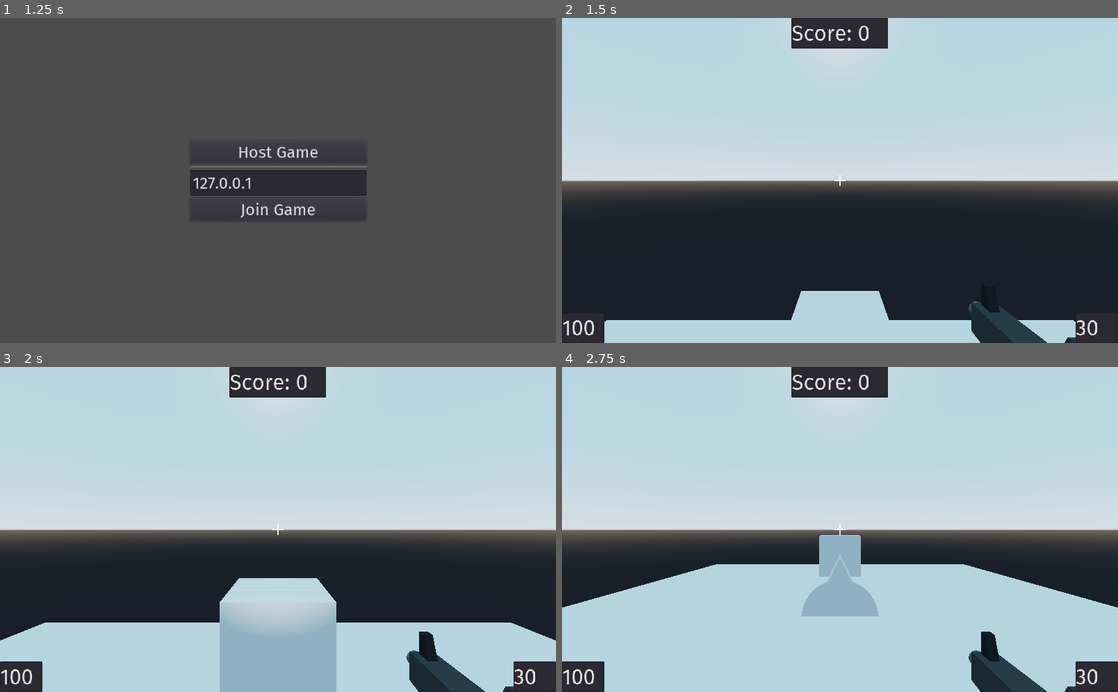
Above: before the commit, frames 1-4 (two rows, left to right).
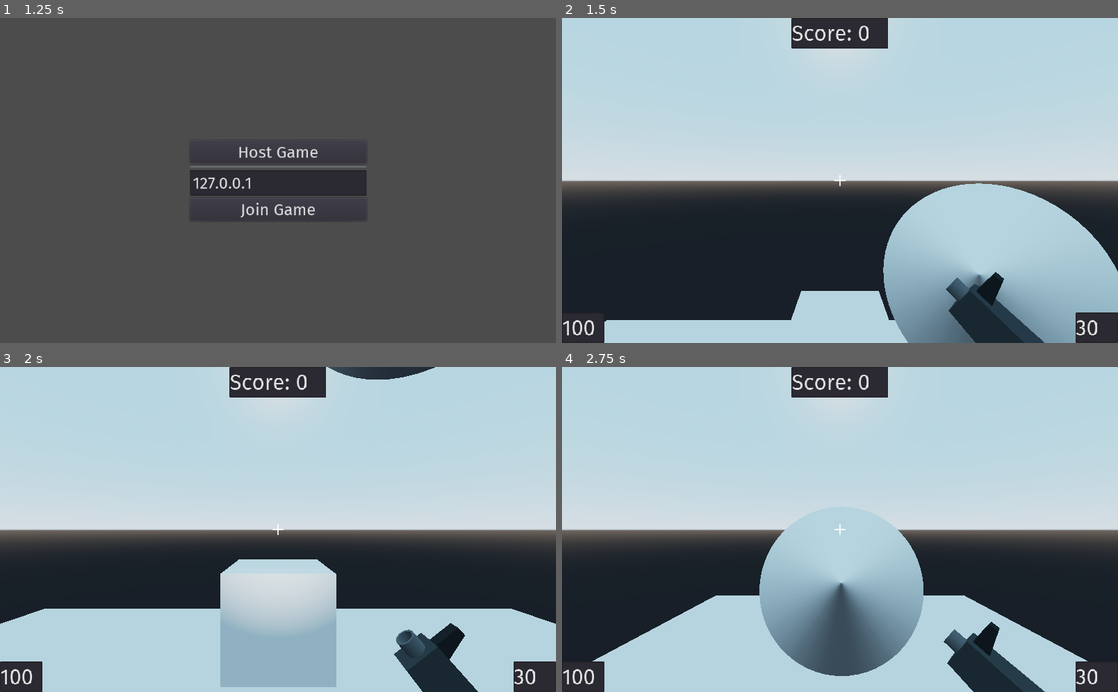
Above: after the commit, the same moments.

Repository: Linko-3D/Godot-Simple-Multiplayer-FPS
Game: Godot game, scene res://scenes/Lobby.tscn
Same seed, same stepped clock (60 frames per second), same inputs: the game is played once before the commit and once after it.
Inputs (mouse positions are in pixels of both pictures, inside the frame that each line leads up to):
- Up to frame 1 (1.25 s): tap Enter (ui_accept) at 0.5, 0.77 s; move the mouse to (400, 164) at 0.52 s; press the mouse at (400, 164) at 0.53 s; hold D (right) from 0.53 s (still down)
- Up to frame 2 (1.5 s): release D (right) at 1.25 s; release the mouse at (962, 164) at 1.25 s; click "Host Game" at 1.25 s
- Up to frame 3 (2 s): no input
- Up to frame 4 (2.75 s): move the mouse to (728, 545) at 2.02 s; hold S (backward) from 2.03 s (still down); tap F (flashlight) at 2.1 s; tap Enter (ui_accept) at 2.27 s; click (728, 545) at 2.3 s

Frame 1 is identical in both runs. In frame 2, 15% of the frame differs, in the area x 57-100%, y 50-100%; in frame 3, 7.3%; in frame 4, 22%, in the area x 0-100%, y 45-100%.

Commit message:
tweak

Diff:
--- a/scenes/Player.tscn
+++ b/scenes/Player.tscn
@@ -99,7 +99,7 @@
 shadow_enabled = true
 
 [node name="ShellPosition" type="Position3D" parent="Camera/WeaponPosition/Weapon"]
-transform = Transform( -4.37114e-08, 0, -1, 0, 1, 0, 1, 0, -4.37114e-08, -0.0531245, 0, 0.0804845 )
+transform = Transform( 1, 0, 0, 0, 1, 0, 0, 0, 1, -0.0531245, 0, 0.0804845 )
 
 [node name="HUD" type="Control" parent="."]
 anchor_right = 1.0
--- a/scenes/Shell.tscn
+++ b/scenes/Shell.tscn
@@ -9,6 +9,6 @@
 continuous_cd = true
 
 [node name="MeshInstance" type="MeshInstance" parent="."]
-transform = Transform( -1.62921e-07, -1, 0, 1, -1.62921e-07, 0, 0, 0, 1, 0, 0, 0 )
+transform = Transform( 1, 0, 0, 0, -4.37114e-08, -1, 0, 1, -4.37114e-08, 0, 0, 0 )
 mesh = SubResource( 1 )
 material/0 = null
--- a/scripts/Enemy.gd
+++ b/scripts/Enemy.gd
@@ -1,34 +1,26 @@
 extends KinematicBody
 
-puppet var puppet_transform = transform
-puppet var puppet_visibility = true
-puppet var puppet_collision = false
+func _physics_process(delta):
+	var group = get_tree().get_nodes_in_group("Player")
 
-var agro = 999
-var target = null
+	if group.size() == 0:
+		return
 
-var health = 100
+	var nearest = get_nearest(group)
+	look_at(nearest.global_transform.origin, Vector3.UP)
 
-func _ready():
-	set_network_master(1)
+	var vector = nearest.global_transform.origin - global_transform.origin
+	vector = vector.normalized()
+	move_and_collide(vector * 100 * delta)
 
-func _process(delta):
-	if is_network_master():
-		if health <= 0:
-			visible = false
-			$CollisionShape.disabled = true
+func get_nearest(group):
+	var nearest = group[0]
 
-		if get_tree().get_nodes_in_group("Player"):
-			var player = get_tree().get_nodes_in_group("Player")[0]
+	for target in group:
+		var target_distance = global_transform.origin.distance_to(target.global_transform.origin)
+		var nearest_distance = global_transform.origin.distance_to(nearest.global_transform.origin)
 
-			look_at(player.global_transform.origin, Vector3.UP)
-		rset_unreliable("puppet_transform", transform)
-		rset_unreliable("puppet_visibility", visible)
-		rset_unreliable("puppet_collision", $CollisionShape.disabled)
-	else:
-		transform = puppet_transform
-		visible = puppet_visibility
-		$CollisionShape.disabled = puppet_collision
+		if target_distance < nearest_distance:
+			nearest = target
 
-remotesync func damaged(amount):
-	health -= amount
+	return nearest
--- a/scripts/Player.gd
+++ b/scripts/Player.gd
@@ -153,7 +153,7 @@
 
 	get_tree().get_root().get_node("Map").add_child(bullet_instance)
 	bullet_instance.global_transform = emitter
-	bullet_instance.linear_velocity = direction * - 500
+	bullet_instance.linear_velocity = direction * - 200
 	yield(get_tree().create_timer(2), "timeout")
 	bullet_instance.queue_free()
 
@@ -182,6 +182,6 @@
 	get_tree().get_root().add_child(shell_instance)
 
 	shell_instance.global_transform = $Camera/WeaponPosition/Weapon/ShellPosition.global_transform
-	shell_instance.linear_velocity = $Camera/WeaponPosition/Weapon/ShellPosition.global_transform.basis.z * 5
+	shell_instance.linear_velocity = $Camera/WeaponPosition/Weapon/ShellPosition.global_transform.basis.x * -5
 	yield(get_tree().create_timer(0.5), "timeout")
 	shell_instance.queue_free()
